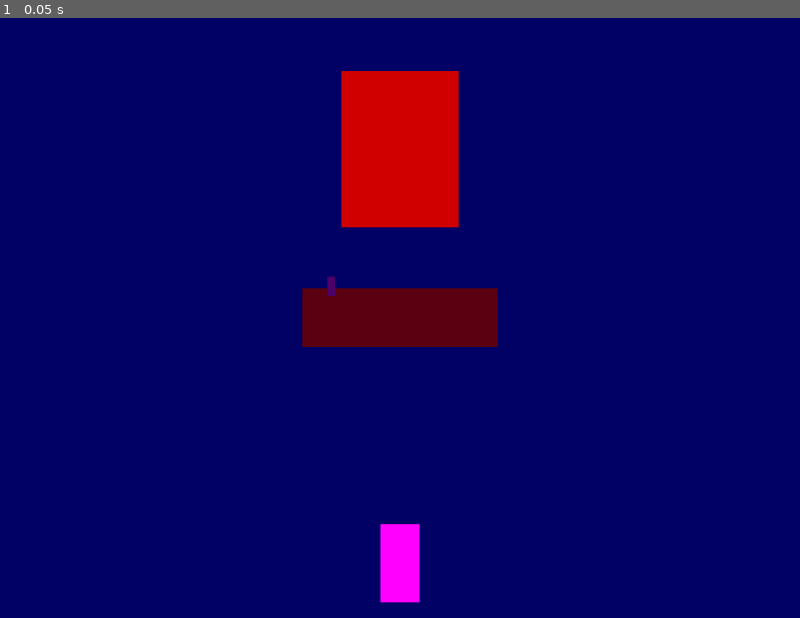
Above: before the commit, frame 1.
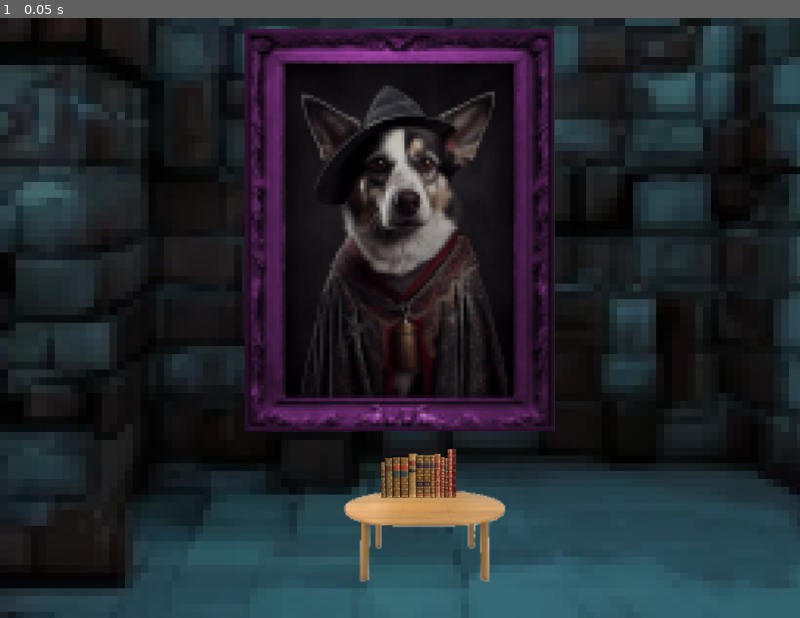
Above: after the commit, the same moment.

Repository: maunzCache/ldjam-55
Game: Godot game, scene res://main.tscn
Same seed, same stepped clock (60 frames per second), same inputs: the game is played once before the commit and once after it.
Inputs:
- Up to frame 1 (0.05 s): no input

The runs differ from the first frame. In frame 1, 100% of the frame differs, in the area x 0-100%, y 0-100%.

Commit message:
Geile Bilder für geile Gegenstände!

Diff:
--- a/main.tscn
+++ b/main.tscn
@@ -1,12 +1,8 @@
-[gd_scene load_steps=3 format=3 uid="uid://dgjcpektt4ndl"]
+[gd_scene load_steps=2 format=3 uid="uid://dgjcpektt4ndl"]
 
 [ext_resource type="PackedScene" uid="uid://cdqp2w2j0gxxo" path="res://room-001.tscn" id="1_c1uvj"]
-[ext_resource type="PackedScene" uid="uid://d4jd07lkj11hf" path="res://player.tscn" id="1_tcfox"]
 
 [node name="Main" type="Node2D"]
 
 [node name="Room 001" parent="." instance=ExtResource("1_c1uvj")]
 position = Vector2(512, 384)
-
-[node name="Player" parent="Room 001" instance=ExtResource("1_tcfox")]
-position = Vector2(0, 314)
--- a/room-001.tscn
+++ b/room-001.tscn
@@ -1,38 +1,27 @@
 [gd_scene load_steps=6 format=3 uid="uid://cdqp2w2j0gxxo"]
 
+[ext_resource type="Texture2D" uid="uid://dn8mkfrt4nho5" path="res://room_001_bg.png" id="1_wcde1"]
 [ext_resource type="Script" path="res://Klickbar.gd" id="1_yjsq0"]
-
-[sub_resource type="PlaceholderTexture2D" id="PlaceholderTexture2D_g4tbs"]
-size = Vector2(1024, 768)
-
-[sub_resource type="PlaceholderTexture2D" id="PlaceholderTexture2D_vchxp"]
-size = Vector2(250, 75)
-
-[sub_resource type="PlaceholderTexture2D" id="PlaceholderTexture2D_cq6y2"]
-size = Vector2(10, 25)
-
-[sub_resource type="PlaceholderTexture2D" id="PlaceholderTexture2D_30u02"]
-size = Vector2(150, 200)
+[ext_resource type="Texture2D" uid="uid://dgo4w6s7iyqis" path="res://books.png" id="2_b6dpv"]
+[ext_resource type="Texture2D" uid="uid://dx4ww25yx8xk1" path="res://table.png" id="2_r75wh"]
+[ext_resource type="Texture2D" uid="uid://elr45rotd31b" path="res://portrait.png" id="5_jyw67"]
 
 [node name="Room 001" type="Node2D"]
 
 [node name="Background" type="Sprite2D" parent="."]
-modulate = Color(0, 0.164706, 0.396078, 1)
-texture = SubResource("PlaceholderTexture2D_g4tbs")
+texture = ExtResource("1_wcde1")
 
 [node name="Tisch" type="Sprite2D" parent="."]
-modulate = Color(0.352941, 0.25098, 0.0666667, 1)
-texture = SubResource("PlaceholderTexture2D_vchxp")
+position = Vector2(32, 280)
+texture = ExtResource("2_r75wh")
 script = ExtResource("1_yjsq0")
 
-[node name="Buch" type="Sprite2D" parent="."]
-modulate = Color(0.301961, 0.0784314, 0.411765, 1)
-position = Vector2(-88, -40)
-texture = SubResource("PlaceholderTexture2D_cq6y2")
+[node name="Bücher" type="Sprite2D" parent="."]
+position = Vector2(24, 200)
+texture = ExtResource("2_b6dpv")
 script = ExtResource("1_yjsq0")
 
 [node name="Portrait" type="Sprite2D" parent="."]
-modulate = Color(0.815686, 0.580392, 0, 1)
-position = Vector2(0, -216)
-texture = SubResource("PlaceholderTexture2D_30u02")
+position = Vector2(0, -112)
+texture = ExtResource("5_jyw67")
 script = ExtResource("1_yjsq0")
Binary file added: books.png
Not shown, added: books.png.import
Not shown: 1 places in player.tscn that only renumber resources
Binary file added: portrait.png
Not shown, added: portrait.png.import
Binary file added: room_001_bg.png
Not shown, added: room_001_bg.png.import
Binary file added: table.png
Not shown, added: table.png.import
Not shown, changed: .gitignore
